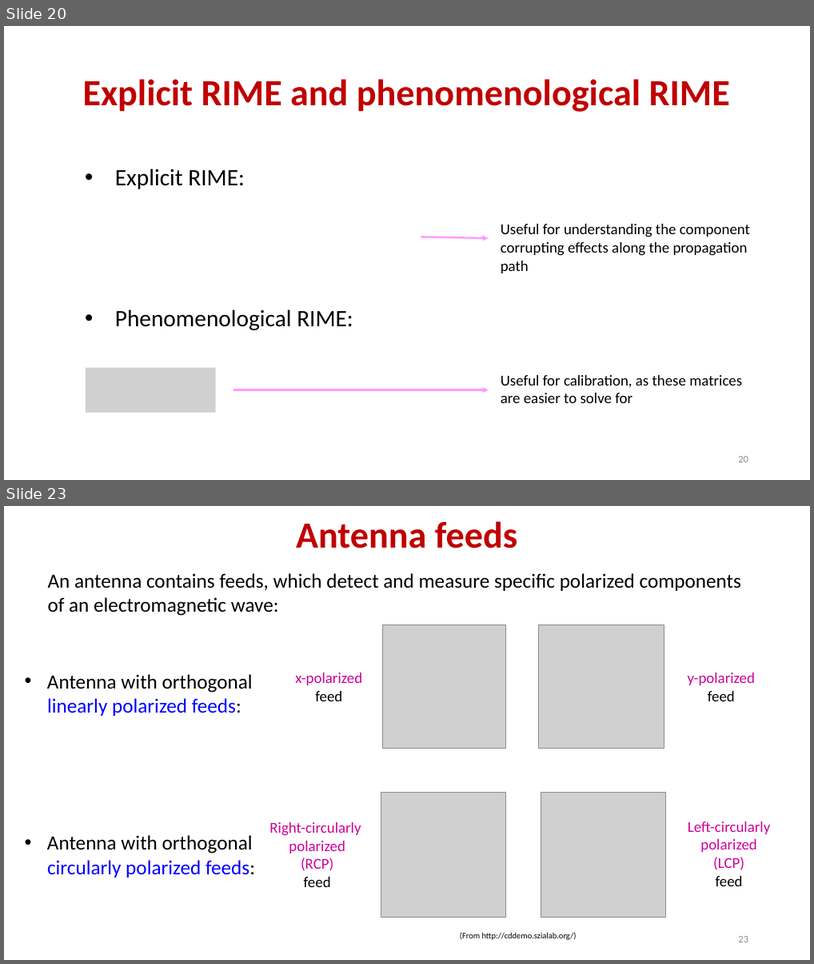
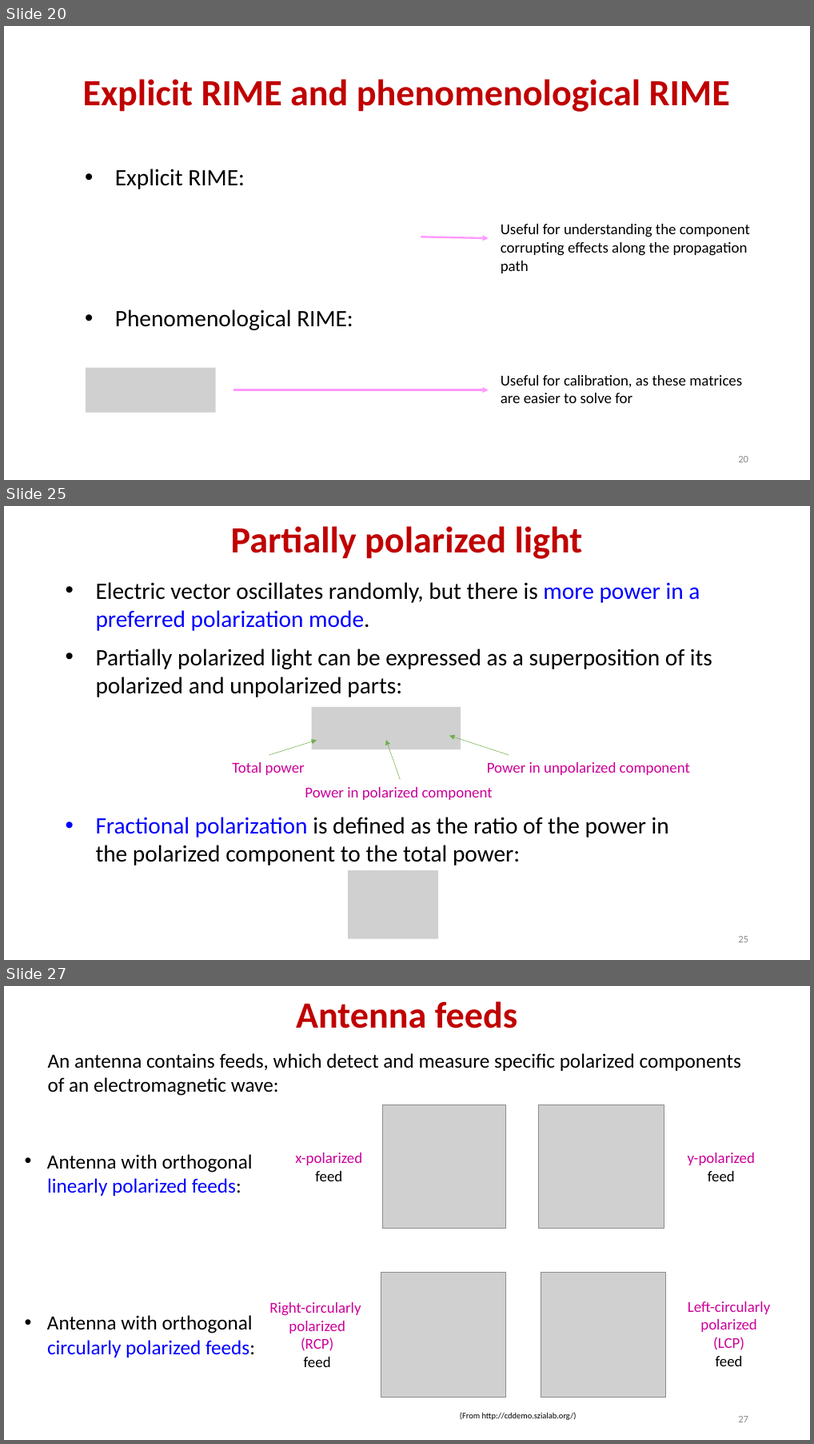
Before and after one commit to ratt-ru/ratt-interferometry-course, a slide deck: lectures/calibration/RIME.pptx. Shown one above the other, each under a label of ours: slides 20 and 23 before the commit, slides 20, 25 and 27 after it; the slides between them are not shown. The pictures are 814x964 and 814x1444 pixels, drawn with LibreOffice and Linux fonts; fonts in the diff are those of the drawing; grey boxes stand for pictures. Boxes give left, top, right and bottom in pixels: in the first picture for what was removed or moved away, otherwise in the second. Text is boxed around its words. In the diff, an @@ line names an element or a change of style, - is before the commit and + after.

Commit message:
Add slides on polarized/unpolarized/partially polarized light

```diff
--- a/lectures/calibration/RIME.pptx
+++ b/lectures/calibration/RIME.pptx
@@ slide 25 added at [4, 506, 810, 960], background #FFFFFF @@
@@ title added at [231, 526, 583, 559], 44 pt, text #C00000, bold @@
+Partially polarized light
@@ text added at [96, 582, 700, 631], 28 pt, text #000000 @@
+• Electric vector oscillates randomly, but there is more power in a preferred polarization mode.
@@ text added at [96, 648, 713, 697], 28 pt, text #000000 @@
+• Partially polarized light can be expressed as a superposition of its polarized and unpolarized parts:
@@ group added at [232, 707, 690, 800]: 3 texts, 3 arrows, 1 picture @@
+Total power
+Power in polarized component
+Power in unpolarized component
@@ text added at [96, 816, 670, 865], 28 pt, text #000000 @@
+• Fractional polarization is defined as the ratio of the power in the polarized component to the total power:
@@ picture added at [348, 870, 439, 939] @@
@@ page number added at [738, 936, 749, 942], 12 pt, text #8C8C8C @@
+25
@@ what was slide 23 is now slide 27 @@
@@ page number at [738, 1416, 749, 1422]: text changed @@
-23
+27
```
Also in this commit, not shown: 3 slides changed, 3 other slides added, 1 other file.
